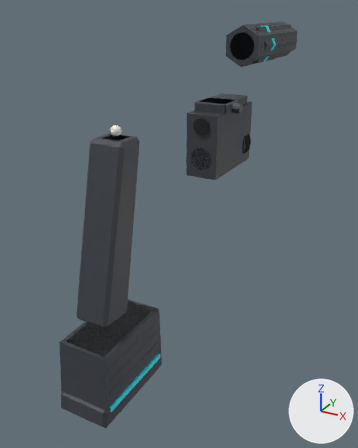
One commit to the glTF model src/assets/models/replicaParts/pistol.glb: the scene before it, then after it.
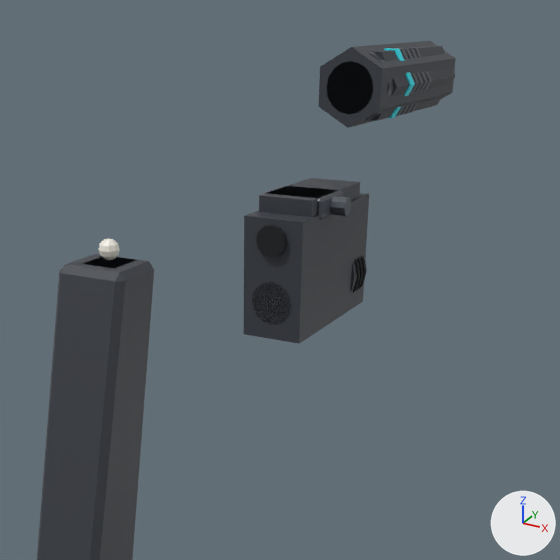
Each version appears first whole from a camera (50 mm lens) standing at (0.154, -0.277, 0.044) and looking at (-0.011, 0.022, -0.106), and next in a close-up on the part from 16% to 98% of the width and 0% to 66% of the height. Every picture has the same lights, and +X, +Y and +Z are marked at lower right. The first two pictures are the older version. Where no turn or scale is listed for an object, it has been applied to the vertices. Vertices at exactly the same position are counted once.

In view in the first close-up: 'laser_redLaser', 'laser_redLaser_Figure', 'light_weaponTorch', 'light_weaponTorch_Figure', 'magazine_extended', 'muzzle_silencer', 'muzzle_silencer_Figure'.
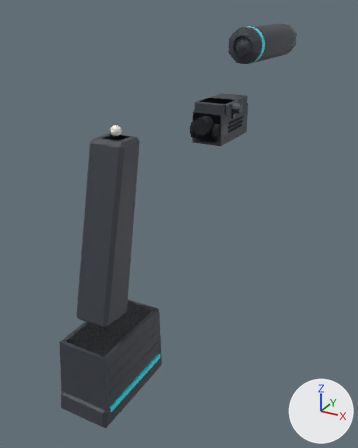
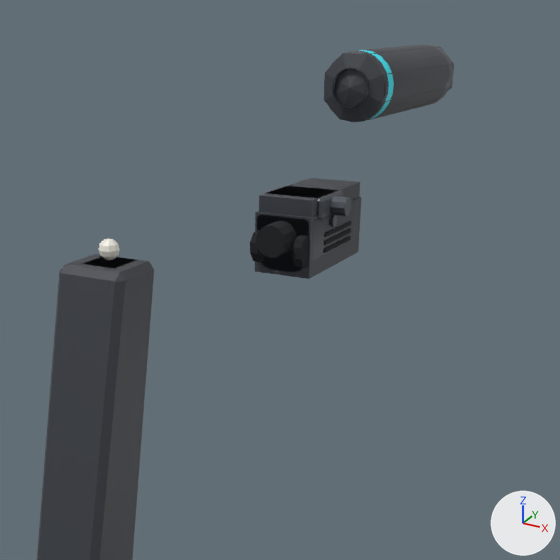
Changed parts and their boxes (x1, y1, x2, y2) in the close-ups (560 x 560 px):
'light_weaponTorch_Figure', reshaped (16% narrower, 45% shorter)
    before: (243, 193, 369, 344)
    after: (255, 197, 361, 279)
'muzzle_silencer_Figure', reshaped (15% shorter)
    before: (319, 41, 456, 128)
    after: (324, 47, 454, 121)
'muzzle_silencer', reshaped
    before: (326, 46, 455, 121)
    after: (330, 44, 453, 122)
'light_weaponTorch', reshaped
    before: (252, 255, 367, 325)
    after: (250, 201, 358, 272)
part 1 of me_light_weapontorch, added
    after: (329, 215, 337, 227)
part 2 of me_light_weapontorch, added
    after: (324, 221, 351, 237)
part 3 of me_light_weapontorch, added
    after: (324, 228, 351, 245)
part 4 of me_light_weapontorch, added
    after: (323, 236, 351, 253)
part 5 of me_light_weapontorch, rebuilt (not visible before)
    after: (257, 201, 358, 272)
part 6 of me_light_weapontorch, deleted (mostly hidden)
    before: (252, 255, 366, 325)
part 7 of me_light_weapontorch, cut back
    before: (350, 257, 367, 293)
    after: (250, 230, 308, 268)
part 9 of me_muzzle_silencer, rebuilt
    before: (370, 46, 455, 121)
    after: (330, 44, 453, 122)
part 10 of me_muzzle_silencer, deleted
    before: (397, 49, 419, 116)
part 11 of me_muzzle_silencer, deleted
    before: (406, 47, 432, 113)
part 12 of me_muzzle_silencer, deleted
    before: (396, 48, 423, 115)
part 13 of me_muzzle_silencer, deleted
    before: (405, 48, 428, 114)
part 14 of me_muzzle_silencer, deleted
    before: (384, 48, 415, 119)
part 15 of me_muzzle_silencer, deleted
    before: (326, 52, 393, 121)

What changed in the scene script:
```text
Change me_light_weapontorch:
    remove me_light_weapontorch.from_pydata(...)  # 312 vertices, 580 faces; spans x -0.0143..0.0143, y -0.029..0.0365, z -0.0463..0.0
    add me_light_weapontorch.from_pydata(...)  # 287 vertices, 510 faces; spans x -0.0136..0.0136, y -0.0268..0.029, z -0.0228..0.0
    me_light_weapontorch part 1: a new loose piece, an 8-sided cylinder along x spanning x -0.0136..0.0136, y -0.0052..-0.0008, z -0.0062..-0.0018, in mat_metal (dark grey #5f646c)
    me_light_weapontorch part 2: a new loose piece, a box spanning x 0.0118..0.0124, y -0.009..0.017, z -0.0093..-0.0077, in mat_rubber (black #1a1c1f)
    me_light_weapontorch part 3: a new loose piece, a box spanning x 0.0118..0.0124, y -0.009..0.017, z -0.0123..-0.0107, in mat_rubber (black #1a1c1f)
    me_light_weapontorch part 4: a new loose piece, a box spanning x 0.0118..0.0124, y -0.009..0.017, z -0.0153..-0.0137, in mat_rubber (black #1a1c1f)
    me_light_weapontorch part 5: the loose piece of 24 vertices spanning x -0.007..0.007, y -0.015..0.015, z -0.024..0.0 is rebuilt with 64 vertices and now spans x -0.0121..0.0121, y -0.021..0.025, z -0.0228..0.0
    me_light_weapontorch part 6: 6 loose pieces with 160 vertices, spanning x -0.0143..0.0143, y -0.029..0.0365, z -0.0463..-0.0052, are deleted
    me_light_weapontorch part 7: 128 vertices removed from x -0.0143..0.0143, y -0.023..0.035, z -0.0463..-0.0177; 24 vertices added at x -0.0106..0.0106, y -0.0268..-0.017, z -0.0184..-0.0062
    other edits to the shape of me_light_weapontorch do not show in these pictures
Change me_light_weapontorch_figure:
    remove me_light_weapontorch_figure.from_pydata(...)  # 8 vertices, 12 faces; spans x -0.012..0.012, y -0.029..0.0365, z -0.046..0.0
    add me_light_weapontorch_figure.from_pydata(...)  # 8 vertices, 12 faces; spans x -0.0115..0.0115, y -0.021..0.029, z -0.0228..0.0
    me_light_weapontorch_figure part 8: the whole mesh is rebuilt
Change me_muzzle_silencer:
    remove me_muzzle_silencer.from_pydata(...)  # 192 vertices, 344 faces; spans x -0.0161..0.0161, y 0.0..0.1005, z -0.014..0.014
    add me_muzzle_silencer.from_pydata(...)  # 309 vertices, 594 faces; spans x -0.0139..0.0139, y 0.0..0.1, z -0.014..0.014
    me_muzzle_silencer part 9: the loose piece of 12 vertices spanning x -0.0155..0.0155, y 0.013..0.095, z -0.0134..0.0134 is rebuilt with 309 vertices and now spans x -0.0139..0.0139, y 0.0..0.1, z -0.014..0.014
    me_muzzle_silencer part 10: the loose piece of 12 vertices spanning x -0.0158..0.0158, y 0.037..0.04, z -0.0137..0.0137 is deleted
    me_muzzle_silencer part 11: the loose piece of 12 vertices spanning x -0.0158..0.0158, y 0.055..0.058, z -0.0137..0.0137 is deleted
    me_muzzle_silencer part 12: the loose piece of 12 vertices spanning x -0.0158..0.0158, y 0.043..0.046, z -0.0137..0.0137 is deleted
    me_muzzle_silencer part 13: the loose piece of 12 vertices spanning x -0.0158..0.0158, y 0.049..0.052, z -0.0137..0.0137 is deleted
    me_muzzle_silencer part 14: the loose piece of 12 vertices spanning x -0.0161..0.0161, y 0.029..0.034, z -0.014..0.014 is deleted
    me_muzzle_silencer part 15: 64 vertices removed from x -0.014..0.014, y 0.0..0.013, z -0.014..0.014
    other edits to the shape of me_muzzle_silencer do not show in these pictures
Change me_muzzle_silencer_figure:
    remove me_muzzle_silencer_figure.from_pydata(...)  # 12 vertices, 20 faces; spans x -0.0134..0.0134, y 0.0..0.1, z -0.0155..0.0155
    add me_muzzle_silencer_figure.from_pydata(...)  # 18 vertices, 32 faces; spans x -0.0129..0.0129, y 0.0..0.1, z -0.0129..0.0129
    me_muzzle_silencer_figure part 16: the whole mesh is rebuilt
```
